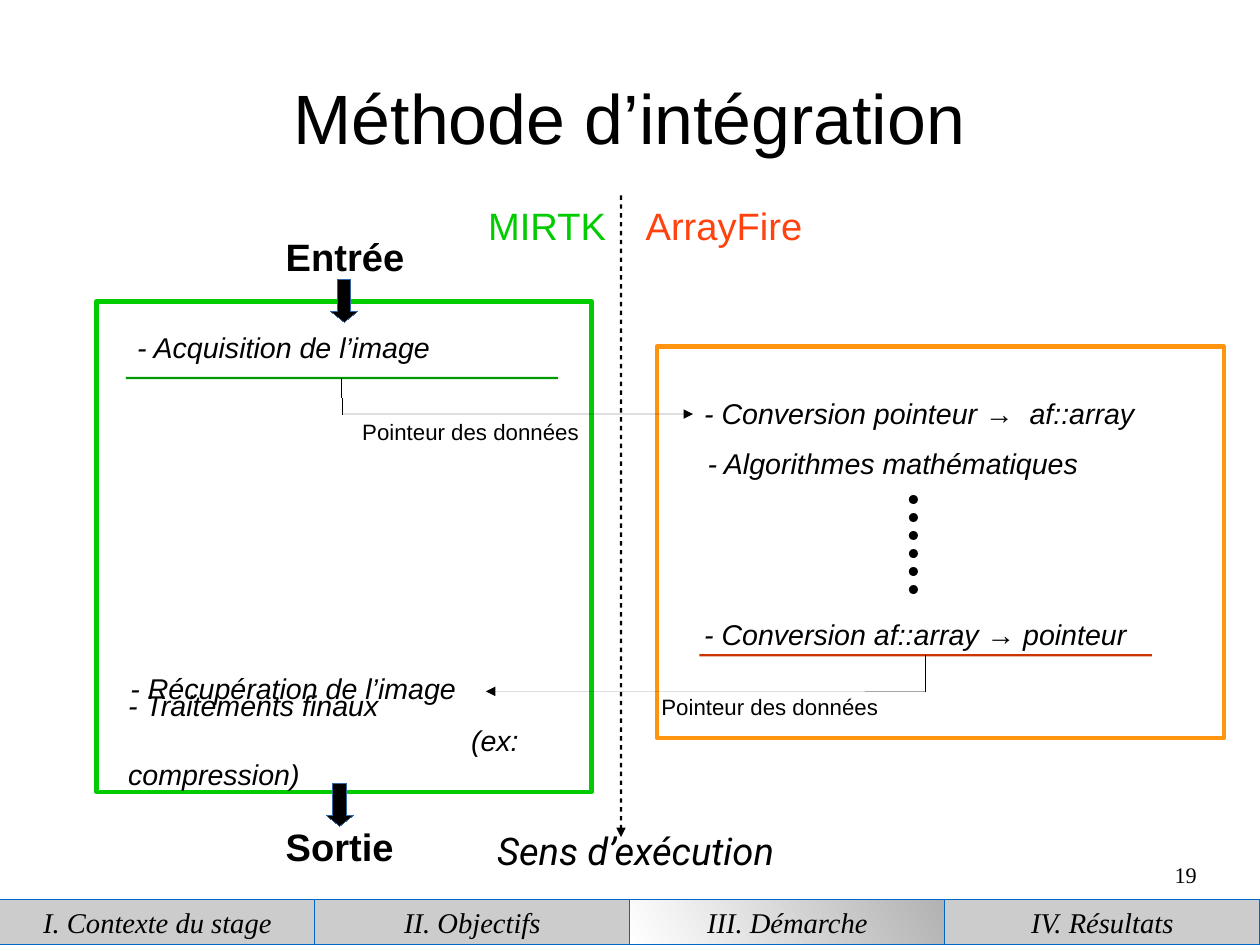
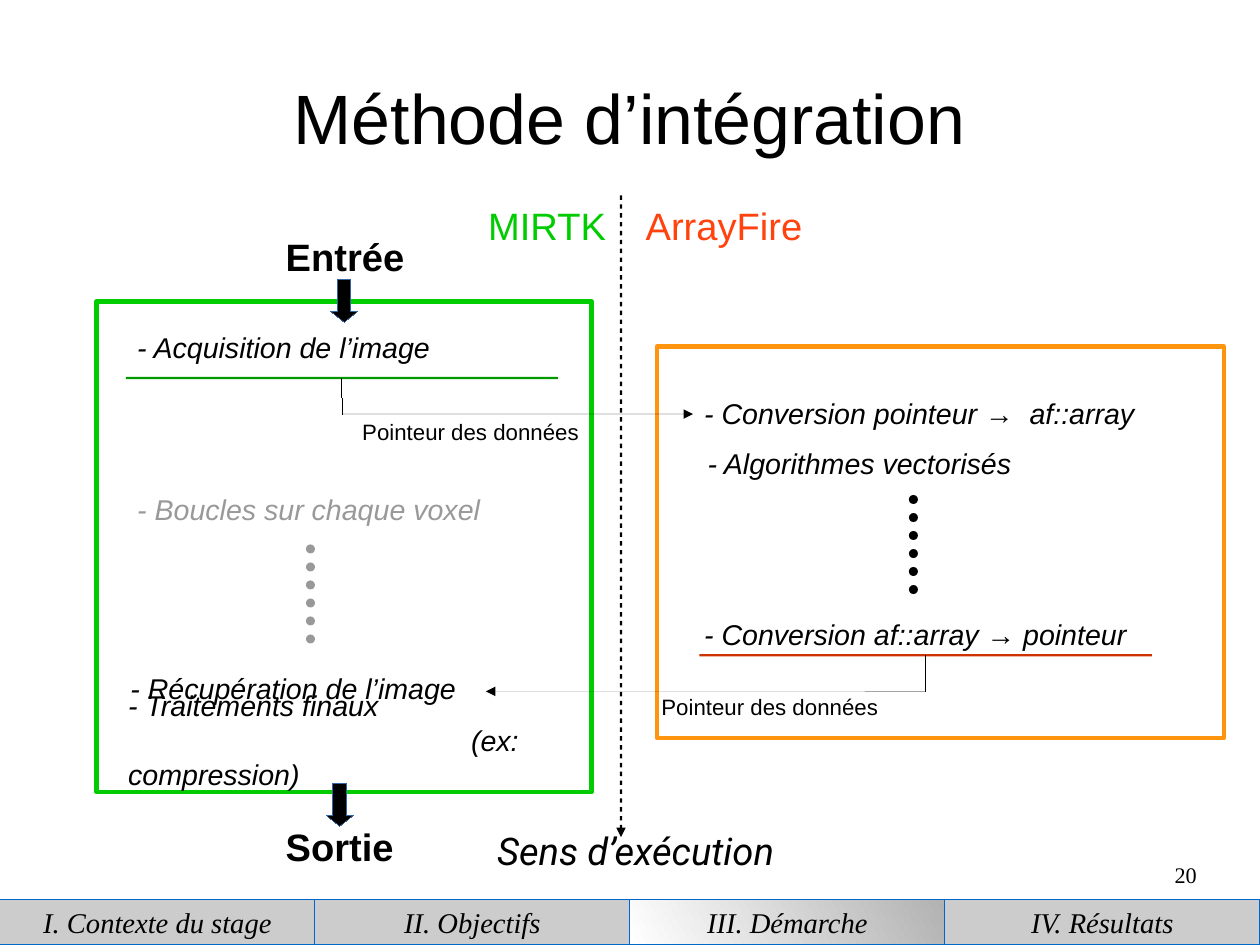
Before and after one commit to piatf/Report-2016-interniship-BioMedIA, a slide deck: slide 20 of presentation.odp (slide 19 before the commit). Drawn at 1260x945 pixels with LibreOffice and Linux fonts; fonts in the diff are those of the drawing. Boxes give left, top, right and bottom in pixels: in the first picture for what was removed or moved away, otherwise in the second. Text is boxed around its words. In the diff, an @@ line names an element or a change of style, - is before the commit and + after.

```diff
--- a/presentation.odp
+++ b/presentation.odp
@@ text at (724,453,1011,479): text changed @@
-- Algorithmes mathématiques
+- Algorithmes vectorisés
@@ text added at (155,499,480,526), 18 pt, text #999999, italic @@
+- Boucles sur chaque voxel
@@ ellipse added at (306,544,316,553), fill #999999 @@
@@ ellipse added at (306,563,316,572), fill #999999 @@
@@ ellipse added at (306,581,316,590), fill #999999 @@
@@ ellipse added at (306,599,316,608), fill #999999 @@
@@ ellipse added at (306,616,316,625), fill #999999 @@
@@ ellipse added at (306,635,316,644), fill #999999 @@
@@ page number at (1175,868,1197,884): text changed @@
-19
+20
```
Also in this commit, not shown: 13 other slides changed, 5 slides added, 1 slide removed.
